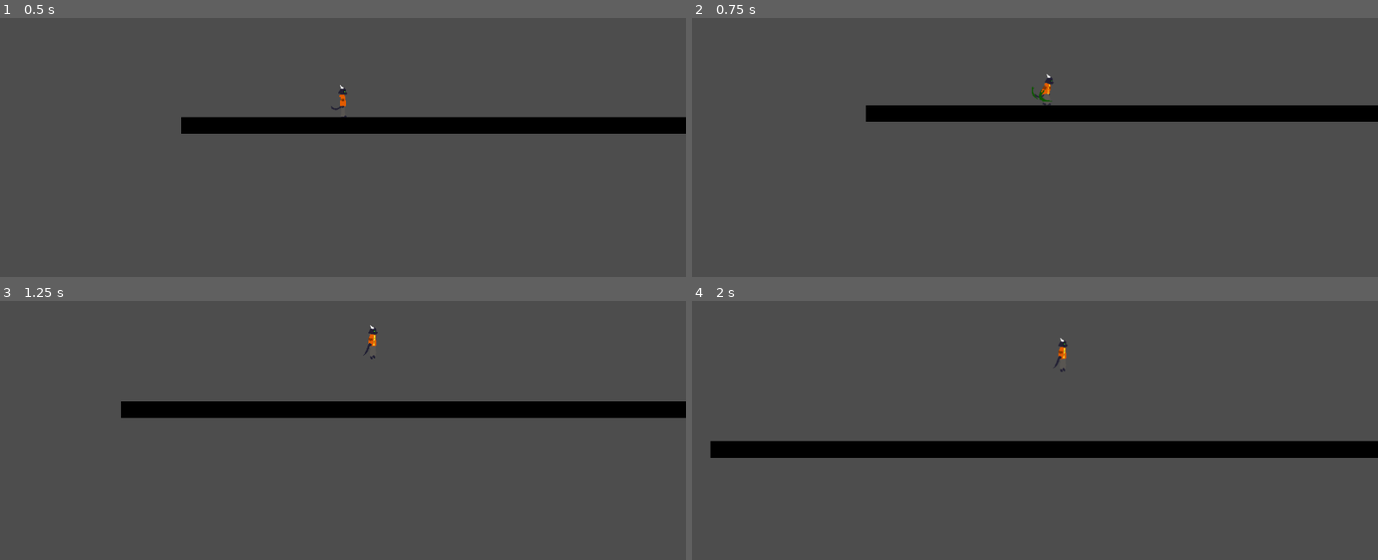
Above: before the commit, frames 1-4 (two rows, left to right).
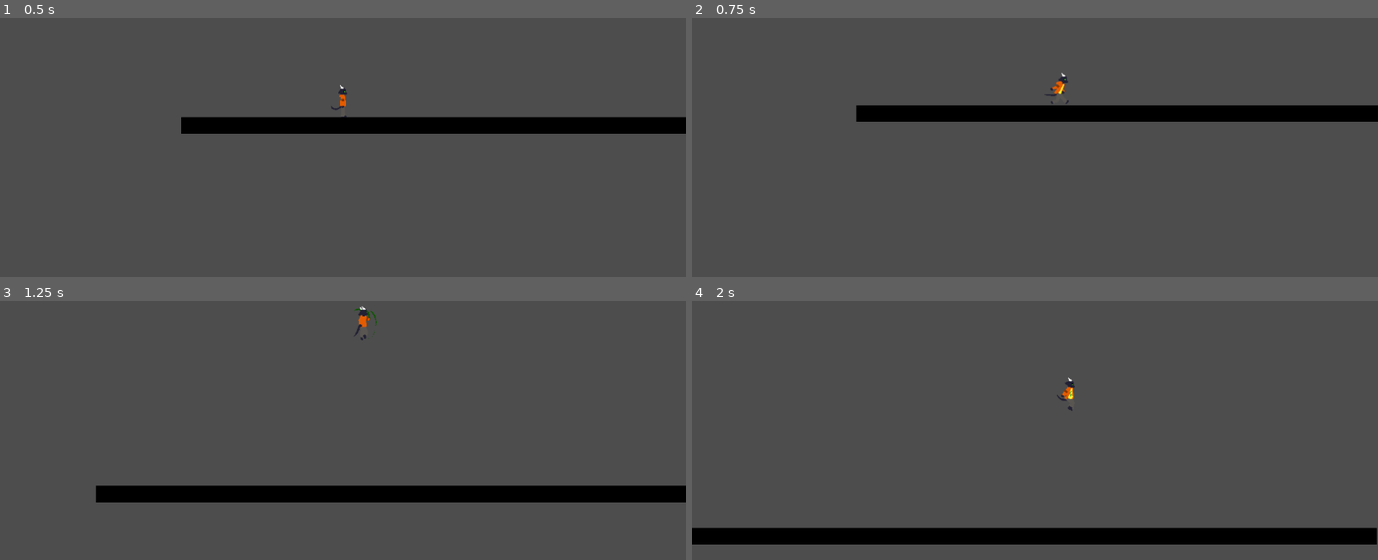
Above: after the commit, the same moments.

Repository: vintador44/nomercy
Game: Godot game, scene res://node_2d.tscn
The game is run twice, just before and just after one commit, with the same random seed, the same clock (stepped at 60 frames per second) and the same inputs.
Inputs:
- Up to frame 1 (0.5 s): no input
- Up to frame 2 (0.75 s): hold Right (right) from 0.53 s (still down); hold E (Attack) from 0.53 s (still down)
- Up to frame 3 (1.25 s): keep holding Right (right); keep holding E (Attack); tap Space (ui_select) at 0.77 s
- Up to frame 4 (2 s): keep holding Right (right); release E (Attack) at 1.28 s; tap E (Attack) at 1.35 s; tap Space (ui_select) at 1.52 s

Frame 1 is identical in both runs. In frame 2, 0.3% of the frame differs, in the area x 23-55%, y 21-41%; in frame 3, 11%; in frame 4, 13%, in the area x 0-100%, y 14-95%.

Commit message:
attack

Diff:
--- a/character_body_2d.gd
+++ b/character_body_2d.gd
@@ -6,11 +6,16 @@
 var is_attacking = false
 var attack_cooldown = false
 var attack_timer : Timer
-var attack_velocity_jump = -500
+var attack_hold_timer :Timer
+var attack_velocity_jump = -700
+var is_holding = false
+var is_holding_attack = false
+
 
 func _ready():
 	# Создаем таймер для атаки
 	attack_timer = $Timer
+	attack_hold_timer = $attack_hold_timer
 	attack_timer.one_shot = true
 
 
@@ -19,27 +24,23 @@
 func get_input():
 	velocity.x = 0
 
+	# Если уже атакуем, ограничиваем управление
 	if is_attacking:
-		# Во время атаки только проверяем движение по X, чтобы персонаж не "зависал" в воздухе
 		var right = Input.is_action_pressed('right')
 		var left = Input.is_action_pressed('left')
 
 		if right:
 			$AnimatedSprite2D.flip_h = false
-			velocity.x += run_speed * 0.5  # Медленное движение во время атаки
+			velocity.x += run_speed * 0.5
 		elif left:
 			$AnimatedSprite2D.flip_h = true
 			velocity.x -= run_speed * 0.5
-		return
+		return  # Выходим, чтобы не мешать анимации атаки
 
+	# Движение и прыжки (оставляем без изменений)
 	var right = Input.is_action_pressed('right')
 	var left = Input.is_action_pressed('left')
 	var jump = Input.is_action_just_pressed('ui_select')
-	var attack = Input.is_action_just_pressed('Attack')
-
-	if attack and not attack_cooldown:
-		start_attack()
-		return
 
 	if is_on_floor() and jump:
 		$AnimatedSprite2D.play("jump_up")
@@ -59,23 +60,33 @@
 		else:
 			$AnimatedSprite2D.play("jump_down")
 		if right:
-			$AnimatedSprite2D.flip_h = false
 			velocity.x += run_speed
 		elif left:
-			$AnimatedSprite2D.flip_h = true
 			velocity.x -= run_speed
 	elif velocity.x == 0:
 		$AnimatedSprite2D.play("idle")
 	else:
 		$AnimatedSprite2D.play("run")
 
-func start_attack():
+	# 🔥 НОВАЯ ЛОГИКА АТАКИ (исправленная)
+	if Input.is_action_just_pressed("Attack") and not attack_cooldown:
+		# Запускаем таймер удержания (0.3 сек)
+		is_holding_attack = false
+		attack_hold_timer.start(0.3)
+
+	# Если игрок отпустил кнопку ДО истечения таймера → быстрая атака
+	if Input.is_action_just_released("Attack") and attack_hold_timer.time_left > 0:
+		if not is_holding_attack and not attack_cooldown:
+			start_quick_attack()
+			attack_hold_timer.stop()  # Отменяем таймер удержания
+
+func start_quick_attack():
 	is_attacking = true
 	attack_cooldown = true
-	$AnimatedSprite2D.play("kick_up")
+	$AnimatedSprite2D.play("kick_ground")
 
-	var anim_speed = $AnimatedSprite2D.sprite_frames.get_animation_speed("kick_up")
-	var frame_count = $AnimatedSprite2D.sprite_frames.get_frame_count("kick_up")
+	var anim_speed = $AnimatedSprite2D.sprite_frames.get_animation_speed("kick_ground")
+	var frame_count = $AnimatedSprite2D.sprite_frames.get_frame_count("kick_ground")
 	var anim_length = frame_count / anim_speed
 	attack_timer.start(anim_length)
 
@@ -90,7 +101,18 @@
 
 
 func _on_timer_timeout() -> void:
-	velocity.x -= attack_velocity_jump
-	velocity.y = attack_velocity_jump
+
 	is_attacking = false
 	attack_cooldown = false
+
+
+func _on_attack_hold_timer_timeout():
+	if Input.is_action_pressed("Attack"):  # Проверяем, что кнопка всё ещё зажата
+		is_holding_attack = true
+		# Запускаем сильную атаку
+		velocity.x = -attack_velocity_jump if $AnimatedSprite2D.flip_h else attack_velocity_jump
+		velocity.y = attack_velocity_jump
+		is_attacking = true
+		attack_cooldown = true
+		$AnimatedSprite2D.play("kick_up")
+		attack_timer.start(0.75)
--- a/node_2d.tscn
+++ b/node_2d.tscn
@@ -83,7 +83,7 @@
 "duration": 1.0,
 "texture": ExtResource("2_nr8wp")
 }, {
-"duration": 3.0,
+"duration": 1.0,
 "texture": ExtResource("3_d2bti")
 }, {
 "duration": 1.0,
@@ -92,9 +92,9 @@
 "duration": 1.0,
 "texture": ExtResource("12_flf07")
 }],
-"loop": true,
+"loop": false,
 "name": &"kick_up",
-"speed": 8.0
+"speed": 10.0
 }, {
 "frames": [{
 "duration": 1.0,
@@ -152,7 +152,7 @@
 animation = &"kick_up"
 
 [node name="Timer" type="Timer" parent="CharacterBody2D"]
-wait_time = 0.001
+wait_time = 0.3
 one_shot = true
 
 [node name="Camera2D" type="Camera2D" parent="CharacterBody2D"]
@@ -163,4 +163,9 @@
 drag_right_margin = 1.0
 drag_bottom_margin = 1.0
 
+[node name="attack_hold_timer" type="Timer" parent="CharacterBody2D"]
+wait_time = 0.5
+one_shot = true
+
 [connection signal="timeout" from="CharacterBody2D/Timer" to="CharacterBody2D" method="_on_timer_timeout"]
+[connection signal="timeout" from="CharacterBody2D/attack_hold_timer" to="CharacterBody2D" method="_on_attack_hold_timer_timeout"]
Not shown, added: export_presets.cfg
